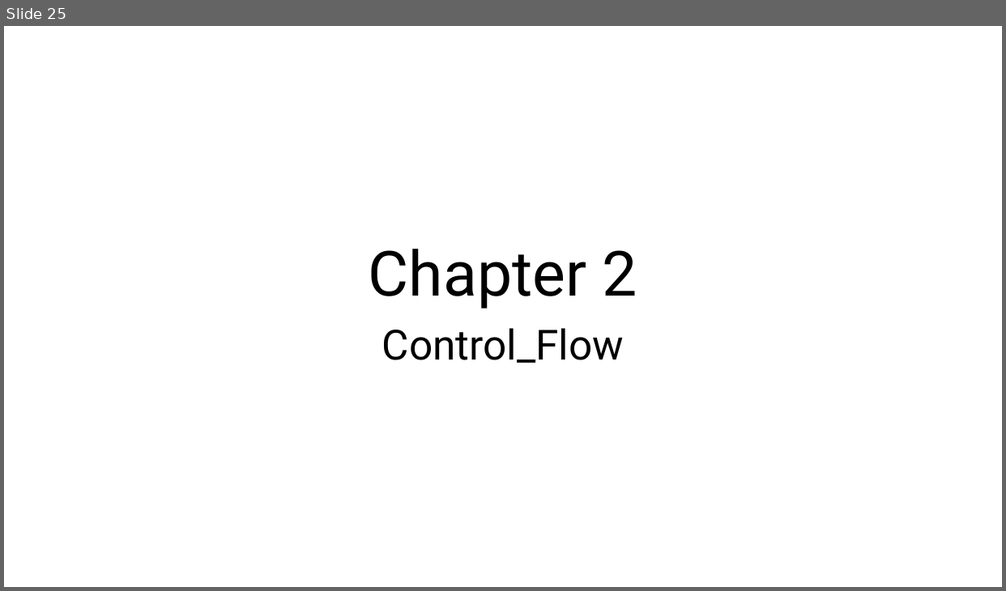
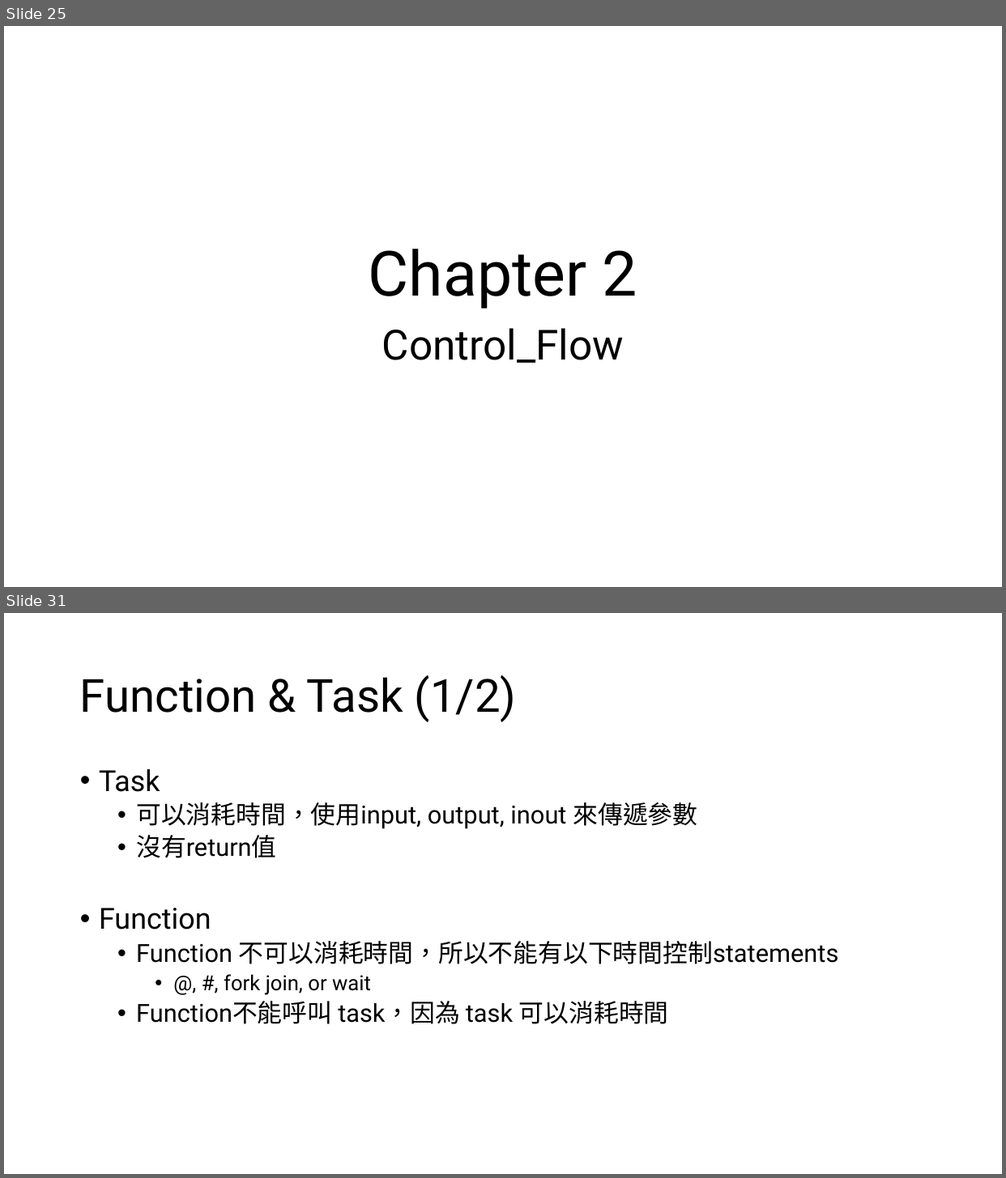
Before and after one commit to s9001055/DV_learning, a slide deck: SystemVerilog_語法學習.pptx. Shown one above the other, each under a label of ours: slide 25 before the commit, slides 25 and 31 after it; the slides between them are not shown. The pictures are 1006x591 and 1006x1178 pixels, drawn with LibreOffice and Linux fonts; fonts in the diff are those of the drawing. Boxes give left, top, right and bottom in pixels: in the first picture for what was removed or moved away, otherwise in the second. Text is boxed around its words. In the diff, an @@ line names an element or a change of style, - is before the commit and + after.

```diff
--- a/SystemVerilog_語法學習.pptx
+++ b/SystemVerilog_語法學習.pptx
@@ slide 31 added at bbox=[4, 613, 1002, 1174], background #FFFFFF @@
@@ title added at bbox=[80, 675, 517, 722], 44 pt, text #000000 @@
+Function & Task (1/2)
@@ text added at bbox=[99, 769, 839, 1024], 24 pt, text #000000 @@
+• Task
+  • 可以消耗時間，使用input, output, inout 來傳遞參數
+  • 沒有return值
+• Function
+  • Function 不可以消耗時間，所以不能有以下時間控制statements
+    • @, #, fork join, or wait
+  • Function不能呼叫 task，因為 task 可以消耗時間
```
Also in this commit, not shown: 1 slide changed, 5 other slides added, 5 other files.
